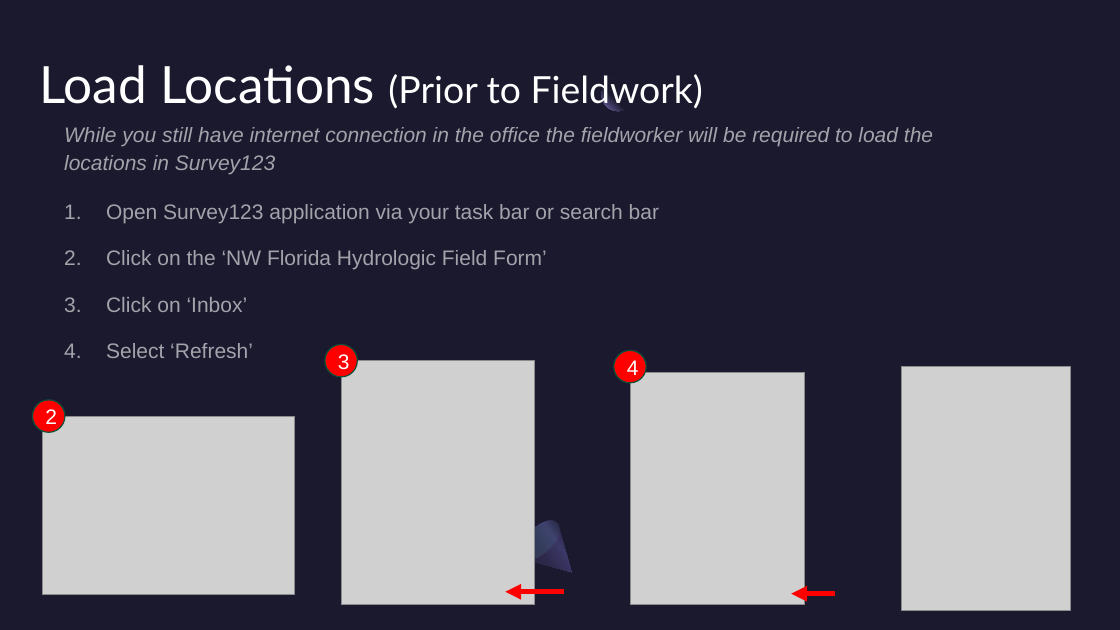
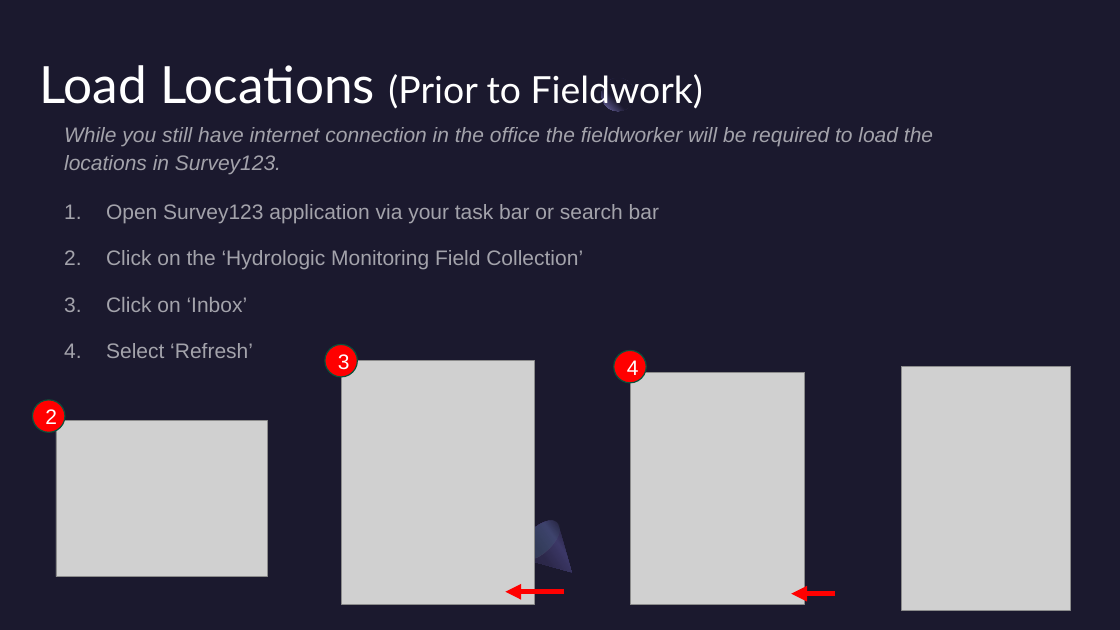
Before and after one commit to NWFWMD-IT/Hydrologic-Monitoring-Project, a slide deck: slide 4 of documents/user_guides/Hydrologic-Monitoring-Project-Fieldwork-Instructions.pptx. Drawn at 1120x630 pixels with LibreOffice and Linux fonts; fonts in the diff are those of the drawing; grey boxes stand for pictures. Boxes give left, top, right and bottom in pixels: in the first picture for what was removed or moved away, otherwise in the second. Text is boxed around its words. In the diff, an @@ line names an element or a change of style, - is before the commit and + after.

```diff
--- a/documents/user_guides/Hydrologic-Monitoring-Project-Fieldwork-Instructions.pptx
+++ b/documents/user_guides/Hydrologic-Monitoring-Project-Fieldwork-Instructions.pptx
@@ text at (64,127,933,175): text changed @@
-While you still have internet connection in the office the fieldworker will be required to load the locations in Survey123
+While you still have internet connection in the office the fieldworker will be required to load the locations in Survey123.
@@ text at (106,250,583,270): text changed @@
-2. Click on the ‘NW Florida Hydrologic Field Form’
+2. Click on the ‘Hydrologic Monitoring Field Collection’
@@ picture: place and size @@
-picture at (43,416,295,595)
+picture at (56,420,267,576)
```
Also in this commit, not shown: 4 other slides changed, 4 slides added, 1 slide removed.
